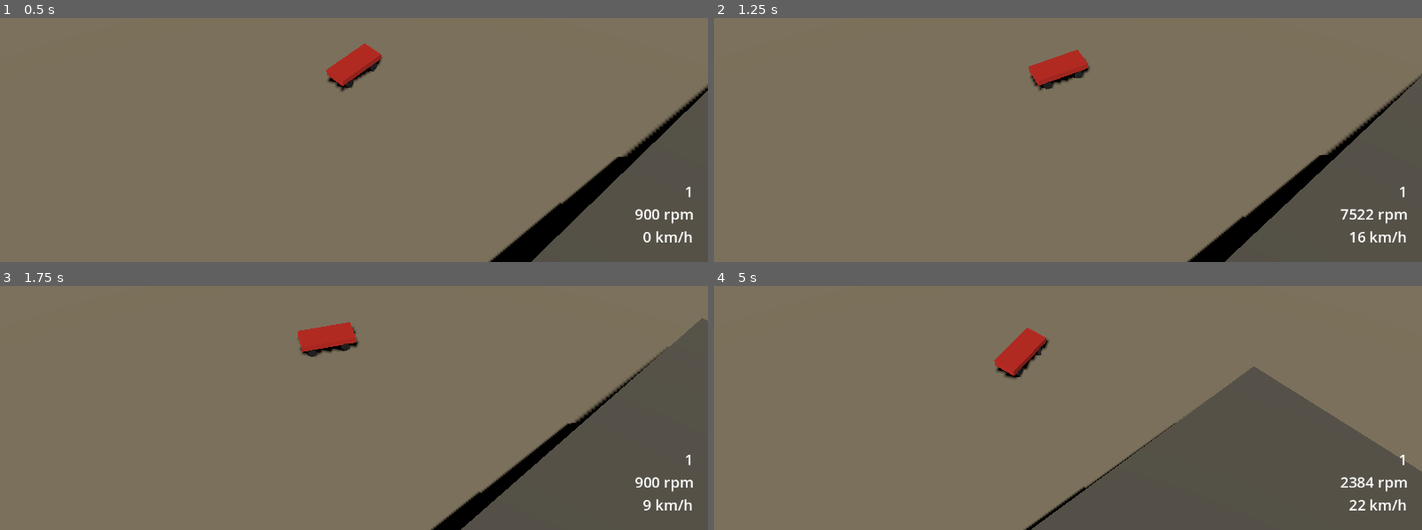
Above: before the commit, frames 1-4 (two rows, left to right).
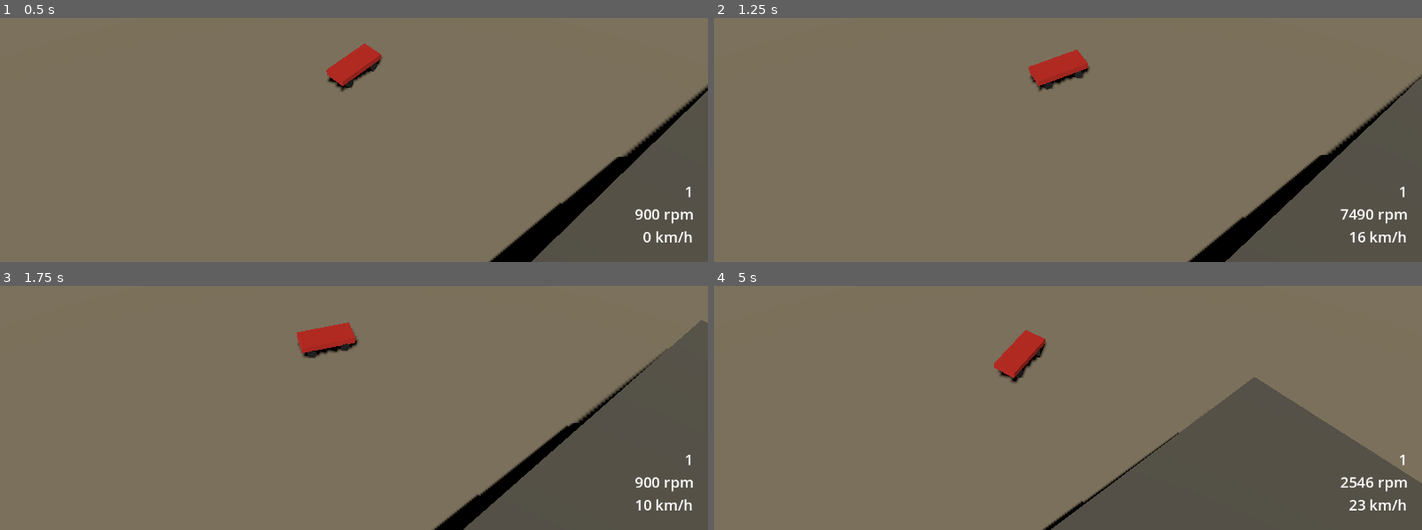
Above: after the commit, the same moments.

Repository: JulianHeissinger/RallyGame
Game: Godot game, scene res://scenes/test/handling_test.tscn
Same seed, same stepped clock (60 frames per second), same inputs: the game is played once before the commit and once after it. The project has no main scene, so this scene is started directly.
Inputs:
- Up to frame 1 (0.5 s): no input
- Up to frame 2 (1.25 s): hold D (steer_right) from 0.53 s (still down); hold W (throttle) from 0.53 s (still down)
- Up to frame 3 (1.75 s): release D (steer_right) at 1.28 s; release W (throttle) at 1.28 s; hold S (brake) from 1.28 s (still down); tap W (throttle) at 1.35 s
- Up to frame 4 (5 s): release S (brake) at 2.03 s; hold D (steer_right) 2.03-2.78 s; hold W (throttle) 2.03-2.78 s; hold Shift (shift_up) 2.78-3.53 s; tap W (throttle) at 2.85, 4.35 s; hold W (throttle) 3.53-4.28 s; hold A (steer_left) from 3.53 s (still down)

Frame 1 is identical in both runs. In frame 2, 0.3% of the frame differs, in the area x 44-100%, y 13-100%; in frame 3, 0.8%; in frame 4, 3.2%, in the area x 39-100%, y 17-100%.

Commit message:
fix: reduce max steering lock with speed

Diff:
--- a/data/cars/prototype.tres
+++ b/data/cars/prototype.tres
@@ -30,12 +30,14 @@
 "mass": 1200.0,
 "max_steer_angle_deg": 30.0,
 "max_torque": 260.0,
+"min_steer_angle_deg": 14.0,
 "redline_rpm": 7500.0,
 "reverse_speed": 1.0,
 "shift_down_rpm": 3000.0,
 "shift_time": 0.15,
 "shift_up_rpm": 7000.0,
 "spring_stiffness": 35000.0,
+"steer_reduction_speed": 25.0,
 "suspension_rest_length": 0.35,
 "tire_friction": 1.0,
 "tire_lat_b": 10.0,
--- a/scripts/car/car.gd
+++ b/scripts/car/car.gd
@@ -25,7 +25,10 @@
 func _physics_process(delta: float) -> void:
 	input.update(delta, linear_velocity.length())
 	drivetrain.update(input, wheels, stats, car_stats.torque_curve, linear_velocity.length(), delta)
-	var steer_angle := -input.steer * deg_to_rad(stats.get_stat("max_steer_angle_deg"))
+	# Max lock shrinks with speed so full input stays near the tires' peak slip angle.
+	var lock_t := clampf(linear_velocity.length() / stats.get_stat("steer_reduction_speed"), 0.0, 1.0)
+	var max_lock := lerpf(stats.get_stat("max_steer_angle_deg"), stats.get_stat("min_steer_angle_deg"), lock_t)
+	var steer_angle := -input.steer * deg_to_rad(max_lock)
 	for wheel in wheels:
 		if wheel.steerable:
 			wheel.rotation.y = steer_angle
